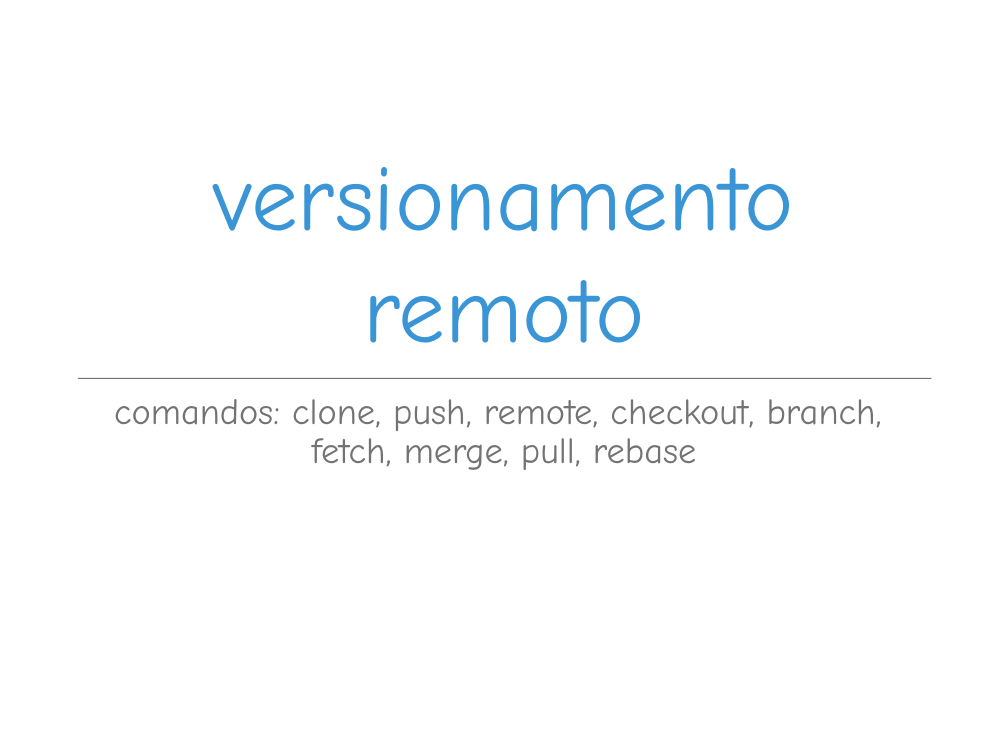
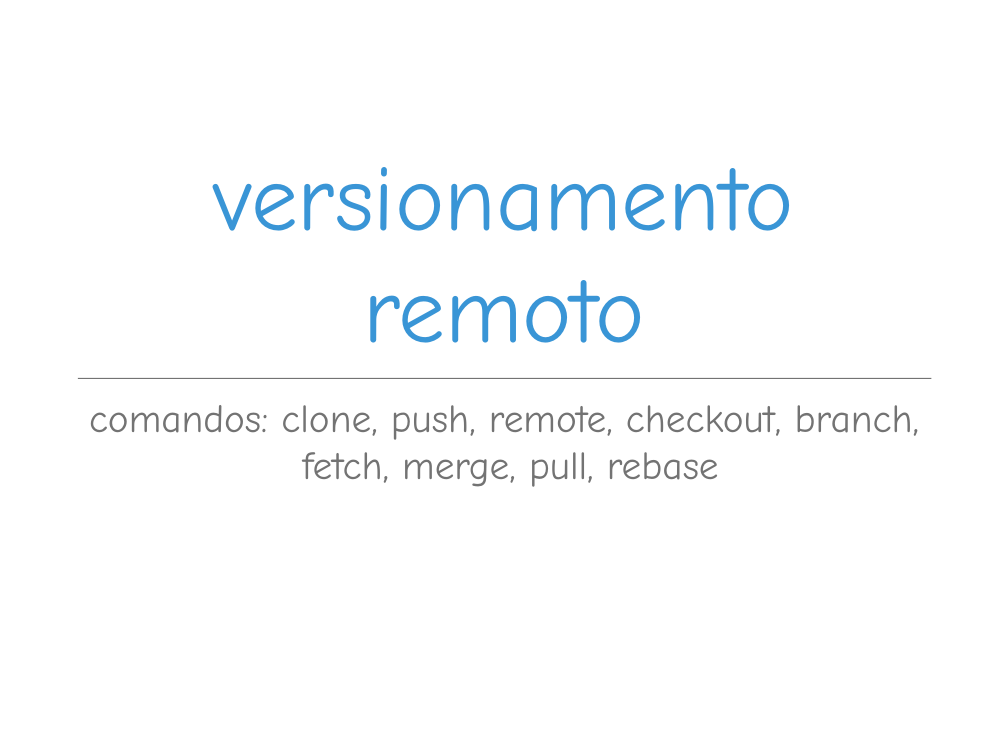
Before and after one commit to fernandocastor/aulas_floss, a slide deck: slide 22 of 07_Git/git.comandos.ppt. Drawn at 1008x756 pixels with LibreOffice and Linux fonts; fonts in the diff are those of the drawing; background and template pictures are left out. Boxes give left, top, right and bottom in pixels: in the first picture for what was removed or moved away, otherwise in the second. Text is boxed around its words. In the diff, an @@ line names an element or a change of style, - is before the commit and + after.

```diff
--- a/07_Git/git.comandos.ppt
+++ b/07_Git/git.comandos.ppt
@@ text "comandos: clone, push, remote, checkout, ..." at (x1=89, y1=405, x2=919, y2=487): size 37 to 40 pt; line spacing 0.9 to 1 @@
```
Also in this commit, not shown: 12 other slides changed, 1 other file.
